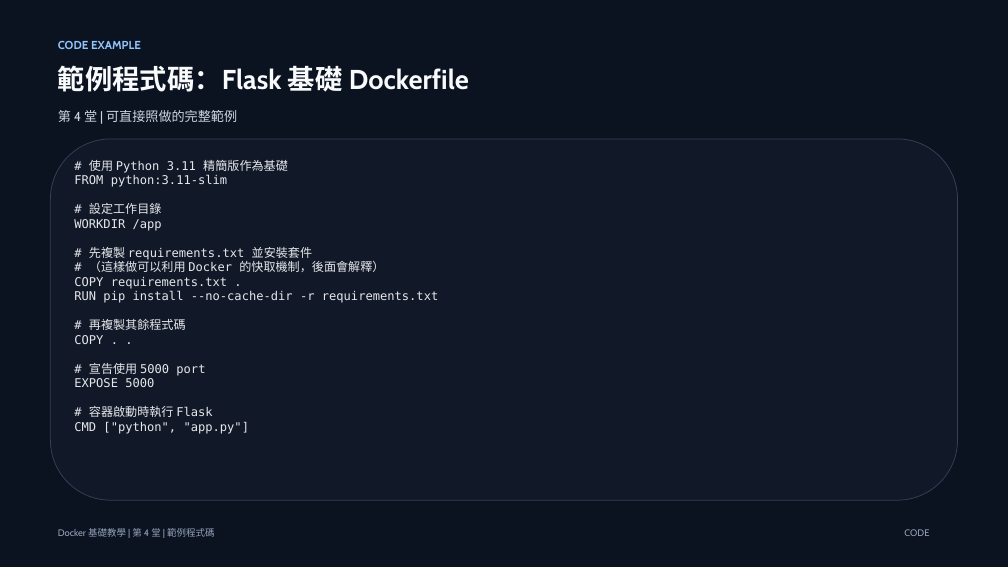
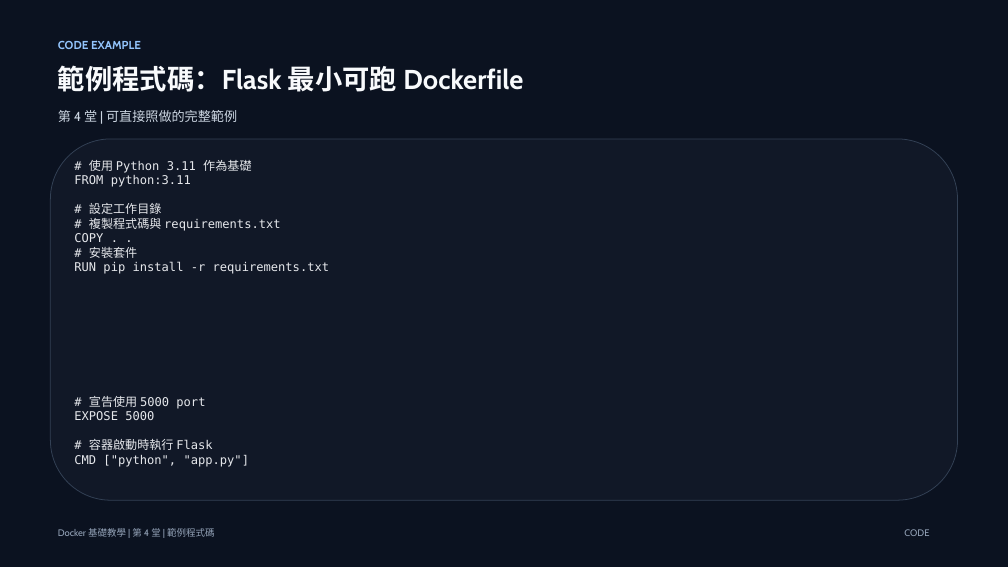
Before and after one commit to lalalalaluk/docker-practice, a slide deck: slide 7 of slides/docker-session4-dockerfile-resources.pptx. Drawn at 1008x567 pixels with LibreOffice and Linux fonts; fonts in the diff are those of the drawing. Boxes give left, top, right and bottom in pixels: in the first picture for what was removed or moved away, otherwise in the second. Text is boxed around its words. In the diff, an @@ line names an element or a change of style, - is before the commit and + after.

```diff
--- a/slides/docker-session4-dockerfile-resources.pptx
+++ b/slides/docker-session4-dockerfile-resources.pptx
@@ text at (58,65,523,92): text changed @@
-範例程式碼：Flask 基礎 Dockerfile
+範例程式碼：Flask 最小可跑 Dockerfile
@@ text at (74,160,251,187): text changed @@
-# 使用 Python 3.11 精簡版作為基礎
-FROM python:3.11-slim
+# 使用 Python 3.11 作為基礎
+FROM python:3.11
@@ text at (89,218,280,231): text changed @@
-WORKDIR /app
-# 先複製 requirements.txt 並安裝套件
-# （這樣做可以利用 Docker 的快取機制，後面會解釋）
-COPY requirements.txt .
-RUN pip install --no-cache-dir -r requirements.txt
-# 再複製其餘程式碼
+# 複製程式碼與 requirements.txt
@@ text at (74,247,329,274): paragraphs added @@
+# 安裝套件
+RUN pip install -r requirements.txt
```
Also in this commit, not shown: 9 other slides changed, 4 other files.
